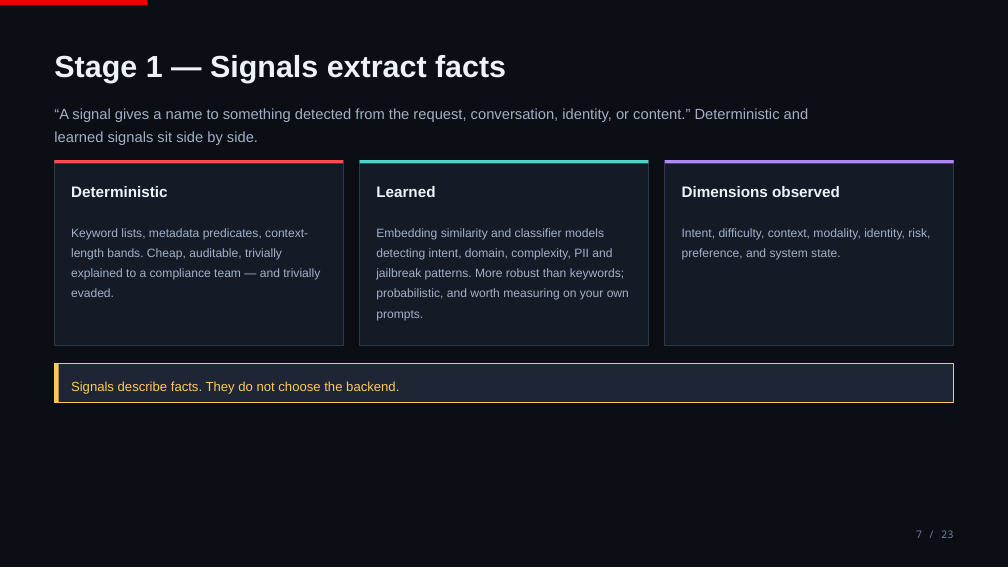
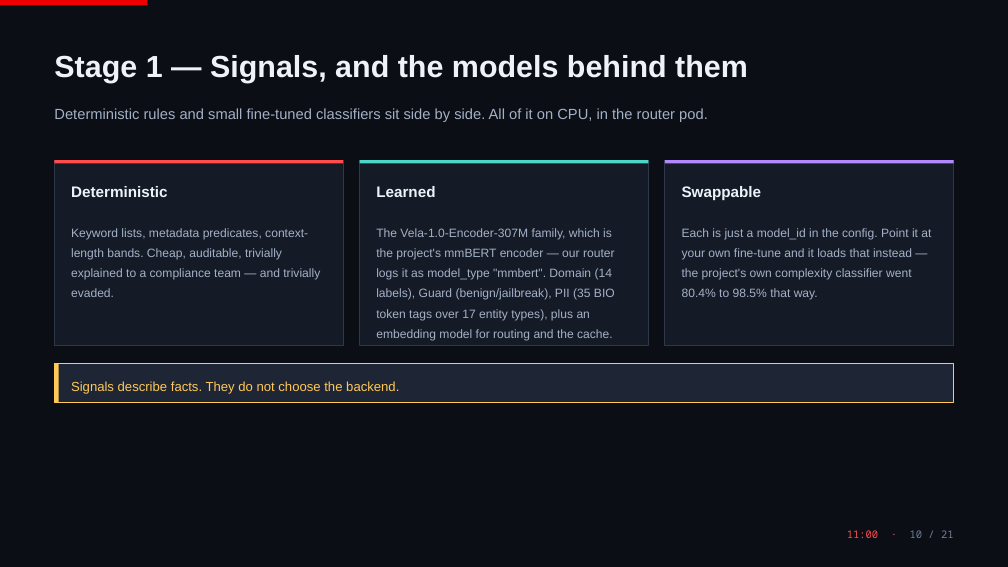
Before and after one commit to ritzshah/vllm-semantic-router-demo, a slide deck: slide 10 of docs/presentation/vLLM-Semantic-Router.pptx (slide 7 before the commit). Drawn at 1008x567 pixels with LibreOffice and Linux fonts; fonts in the diff are those of the drawing. Boxes give left, top, right and bottom in pixels: in the first picture for what was removed or moved away, otherwise in the second. Text is boxed around its words. In the diff, an @@ line names an element or a change of style, - is before the commit and + after.

```diff
--- a/docs/presentation/vLLM-Semantic-Router.pptx
+++ b/docs/presentation/vLLM-Semantic-Router.pptx
@@ text at [54, 55, 748, 83]: text changed @@
-Stage 1 — Signals extract facts
+Stage 1 — Signals, and the models behind them
@@ text at [54, 108, 708, 122]: text changed @@
-“A signal gives a name to something detected from the request, conversation, identity, or content.” Deterministic and learned signals sit side by side.
+Deterministic rules and small fine-tuned classifiers sit side by side. All of it on CPU, in the router pod.
@@ text at [682, 186, 762, 200]: text changed @@
-Dimensions observed
+Swappable
@@ text at [376, 228, 615, 341]: text changed @@
-Embedding similarity and classifier models detecting intent, domain, complexity, PII and jailbreak patterns. More robust than keywords; probabilistic, and worth measuring on your own prompts.
+The Vela-1.0-Encoder-307M family, which is the project's mmBERT encoder — our router logs it as model_type "mmbert". Domain (14 labels), Guard (benign/jailbreak), PII (35 BIO token tags over 17 entity types), plus an embedding model for routing and the cache.
@@ text at [682, 228, 931, 300]: text changed @@
-Intent, difficulty, context, modality, identity, risk, preference, and system state.
+Each is just a model_id in the config. Point it at your own fine-tune and it loads that instead — the project's own complexity classifier went 80.4% to 98.5% that way.
@@ text at [847, 530, 954, 538]: text changed; text colour #6E7D96 to #FF4D4D @@
-7 / 23
+11:00 · 10 / 21
```
Also in this commit, not shown: 10 other slides changed, 10 slides added, 12 slides removed, 5 other files.
